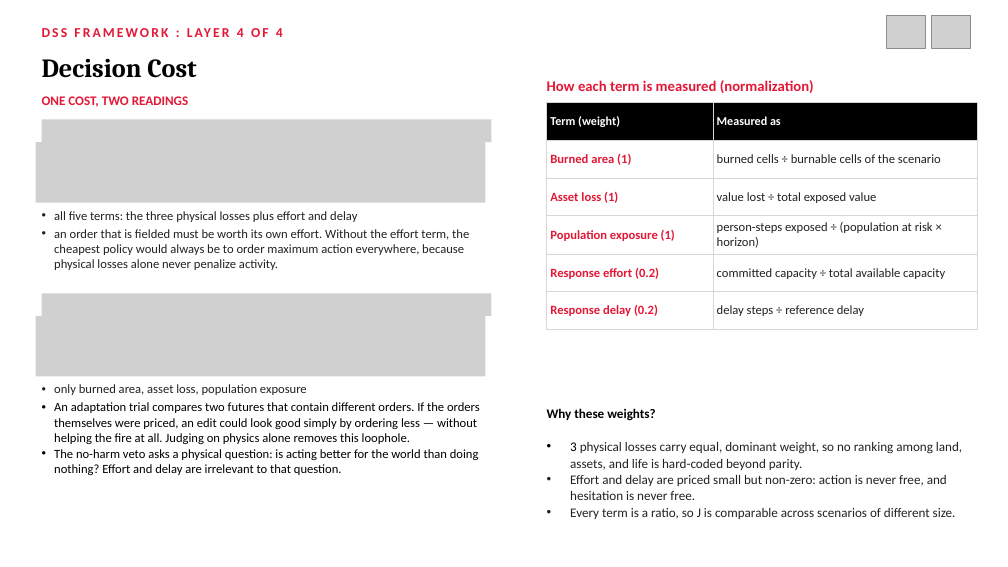
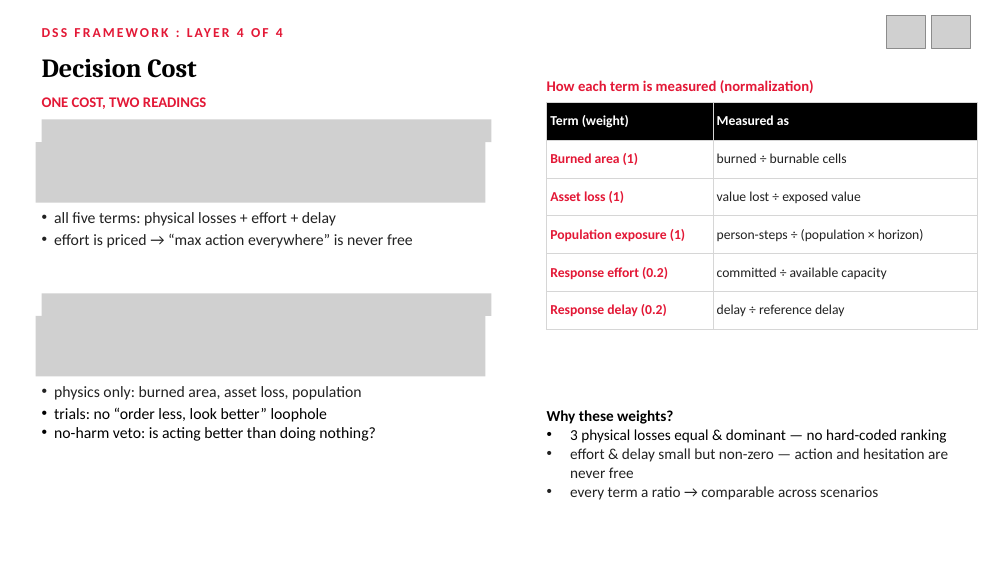
Before and after one commit to northwind13/Enhanced_DSS, a slide deck: slide 31 of 01_Thesis/DisasterAware_Presentation.pptx (slide 47 before the commit). Drawn at 1008x567 pixels with LibreOffice and Linux fonts; fonts in the diff are those of the drawing; grey boxes stand for pictures. Boxes give left, top, right and bottom in pixels: in the first picture for what was removed or moved away, otherwise in the second. Text is boxed around its words. In the diff, an @@ line names an element or a change of style, - is before the commit and + after.

```diff
--- a/01_Thesis/DisasterAware_Presentation.pptx
+++ b/01_Thesis/DisasterAware_Presentation.pptx
@@ text "ONE COST, TWO READINGS" at [42,97,206,109]: size 12.5 to 14 pt @@
@@ table at [547,102,978,329] @@
-row 2, column 2: burned cells ÷ burnable cells of the scenario
+row 2, column 2: burned ÷ burnable cells
-row 3, column 2: value lost ÷ total exposed value
+row 3, column 2: value lost ÷ exposed value
-row 4, column 2: person-steps exposed ÷ (population at risk × horizon)
+row 4, column 2: person-steps ÷ (population × horizon)
-row 5, column 2: committed capacity ÷ total available capacity
+row 5, column 2: committed ÷ available capacity
-row 6, column 2: delay steps ÷ reference delay
+row 6, column 2: delay ÷ reference delay
@@ size 11.5 to 13 pt in "Term (weight)", "Measured as" @@
@@ size 12 to 13 pt in "Burned area (1)", "Asset loss (1)", "Population exposure (1)", "Response effort (0.2)" and 1 more places @@
@@ text at [54,212,413,248]: text changed; size 12 to 15 pt @@
-• all five terms: the three physical losses plus effort and delay
-• an order that is fielded must be worth its own effort. Without the effort term, the cheapest policy would always be to order maximum action everywhere, because physical losses alone never penalize activity.
+• all five terms: physical losses + effort + delay
+• effort is priced → “max action everywhere” is never free
@@ text at [54,386,376,441]: text changed; size 12 to 15 pt @@
-• only burned area, asset loss, population exposure
-• An adaptation trial compares two futures that contain different orders. If the orders themselves were priced, an edit could look good simply by ordering less — without helping the fire at all. Judging on physics alone removes this loophole.
-• The no-harm veto asks a physical question: is acting better for the world than doing nothing? Effort and delay are irrelevant to that question.
+• physics only: burned area, asset loss, population
+• trials: no “order less, look better” loophole
+• no-harm veto: is acting better than doing nothing?
@@ text at [547,410,673,424]: size 12.5 to 14.5 pt in "Why these weights?" @@
@@ text at [570,429,948,500]: text changed; size 12.5 to 14.5 pt @@
-• 3 physical losses carry equal, dominant weight, so no ranking among land, assets, and life is hard-coded beyond parity.
-• Effort and delay are priced small but non-zero: action is never free, and hesitation is never free.
-• Every term is a ratio, so J is comparable across scenarios of different size.
+• 3 physical losses equal & dominant — no hard-coded ranking
+• effort & delay small but non-zero — action and hesitation are never free
+• every term a ratio → comparable across scenarios
```
Also in this commit, not shown: 56 other slides changed, 6 slides added, 22 slides removed, 1 other file.
